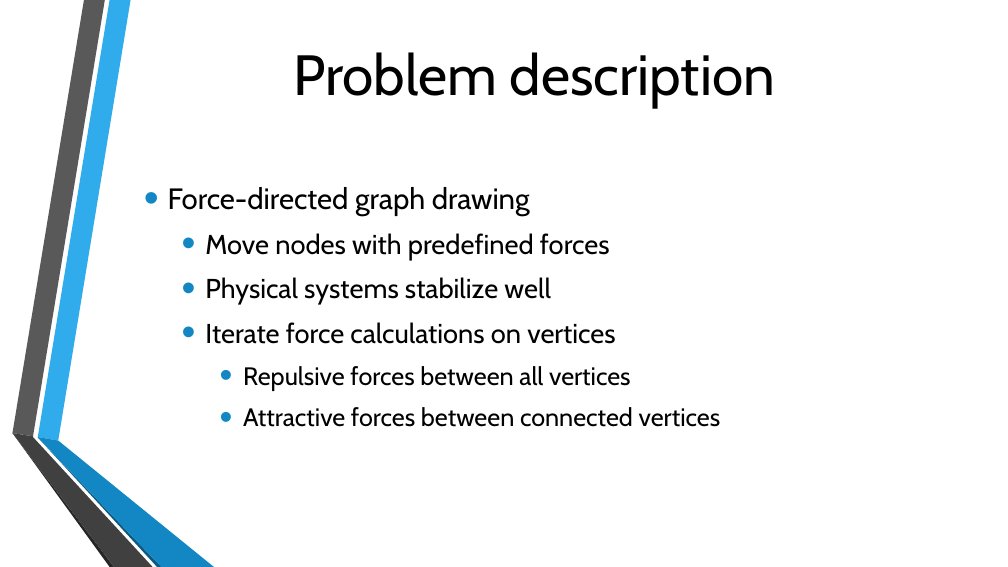
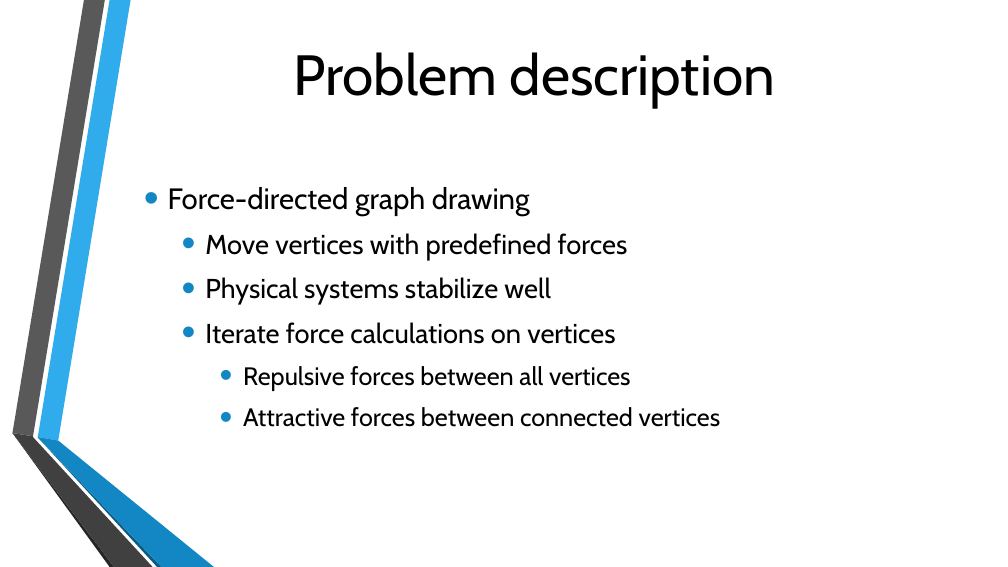
Before and after one commit to michielvh1995/OMI, a slide deck: slide 4 of Presentatie/Onderzoek eindpresentatie.pptx. Drawn at 1008x567 pixels with LibreOffice and Linux fonts; fonts in the diff are those of the drawing; background and template pictures are left out. Boxes give left, top, right and bottom in pixels: in the first picture for what was removed or moved away, otherwise in the second. Text is boxed around its words. In the diff, an @@ line names an element or a change of style, - is before the commit and + after.

```diff
--- a/Presentatie/Onderzoek eindpresentatie.pptx
+++ b/Presentatie/Onderzoek eindpresentatie.pptx
@@ text at (205,233,628,260): text changed @@
-  • Move nodes with predefined forces
+  • Move vertices with predefined forces
```
Also in this commit, not shown: 2 other slides changed, 7 slides added, 3 slides removed.
